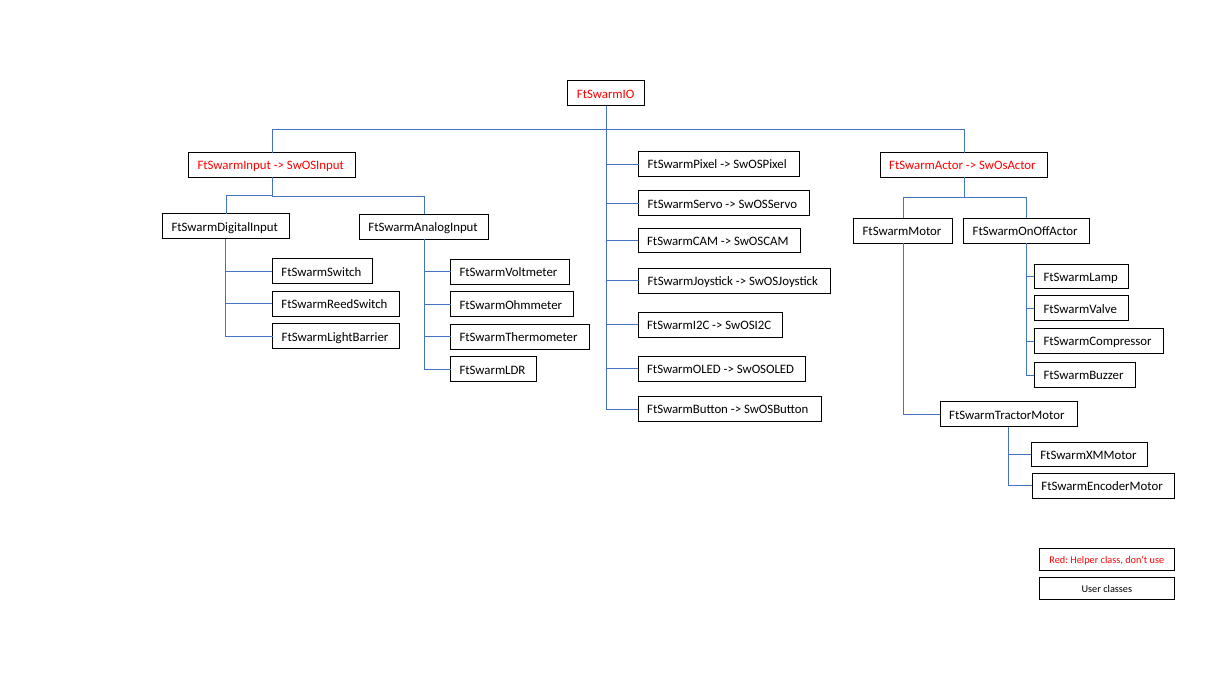
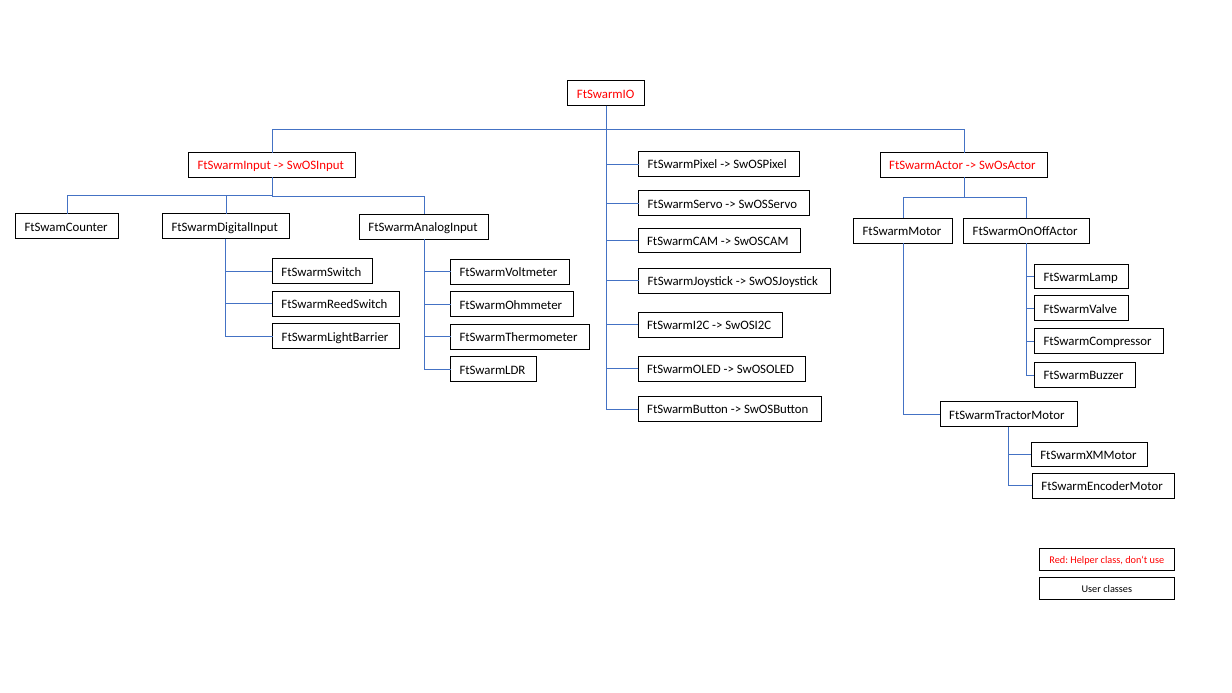
Before and after one commit to elektrofuzzis/ftSwarm, a slide deck: slide 2 of docs_raw/class diagramm.pptx. Drawn at 1232x693 pixels with LibreOffice and Linux fonts; fonts in the diff are those of the drawing. Boxes give left, top, right and bottom in pixels: in the first picture for what was removed or moved away, otherwise in the second. Text is boxed around its words. In the diff, an @@ line names an element or a change of style, - is before the commit and + after.

```diff
--- a/docs_raw/class diagramm.pptx
+++ b/docs_raw/class diagramm.pptx
@@ elbow line added from (273, 177) to (67, 213), #4472C4 0.5 pt @@
@@ rectangle added at box(16, 213, 119, 238), outline #000000 0.75 pt, 10 pt, text #000000 @@
+FtSwamCounter
```
Also in this commit, not shown: 10 other files.
